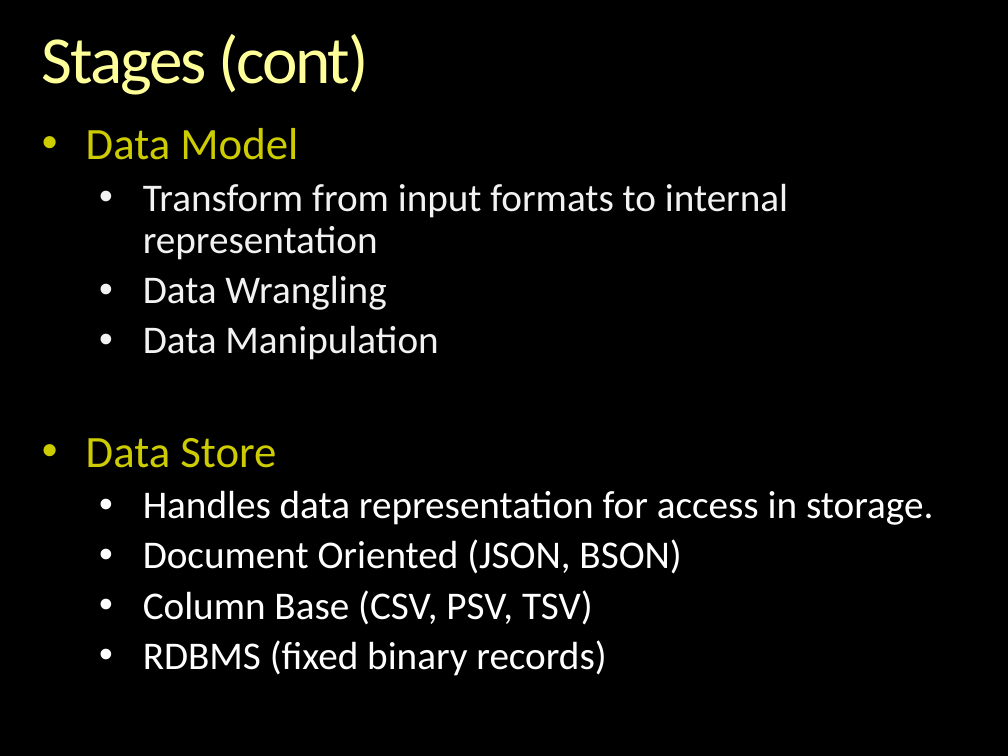
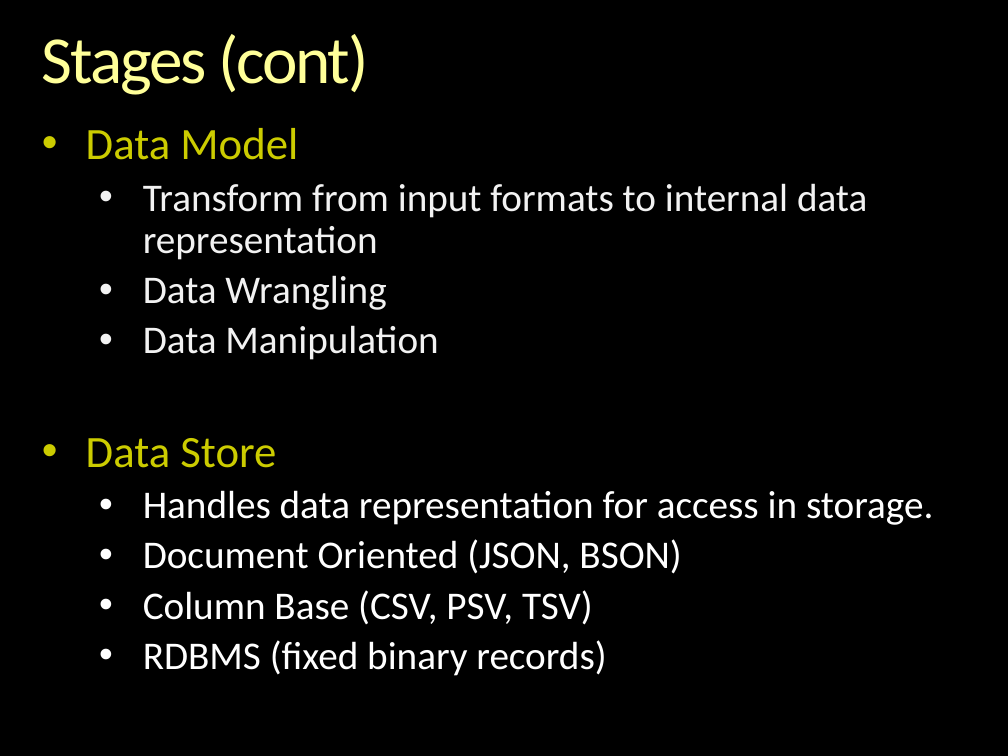
Before and after one commit to andrewferlitsch/epipog-nosql, a slide deck: slide 6 of specs/stages/Data Pipeline.pptx. Drawn at 1008x756 pixels with LibreOffice and Linux fonts; fonts in the diff are those of the drawing; background and template pictures are left out. Boxes give left, top, right and bottom in pixels: in the first picture for what was removed or moved away, otherwise in the second. Text is boxed around its words. In the diff, an @@ line names an element or a change of style, - is before the commit and + after.

```diff
--- a/specs/stages/Data Pipeline.pptx
+++ b/specs/stages/Data Pipeline.pptx
@@ text at bbox=[143, 183, 867, 260]: text changed @@
-  • Transform from input formats to internal representation
+  • Transform from input formats to internal data representation
```
Also in this commit, not shown: 2 other slides changed, 2 other files.
